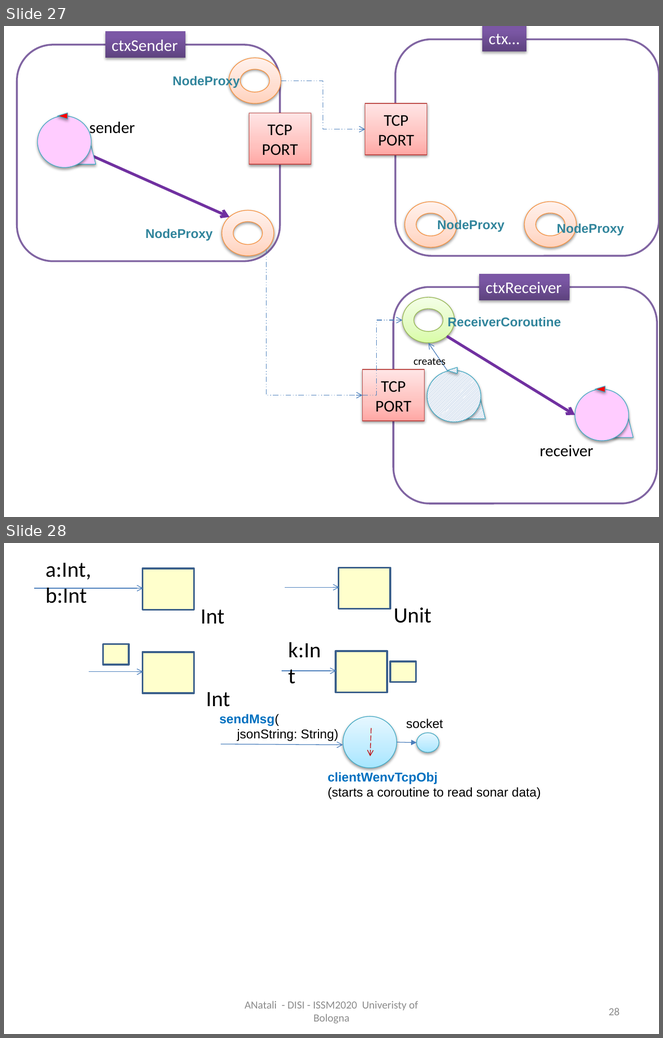
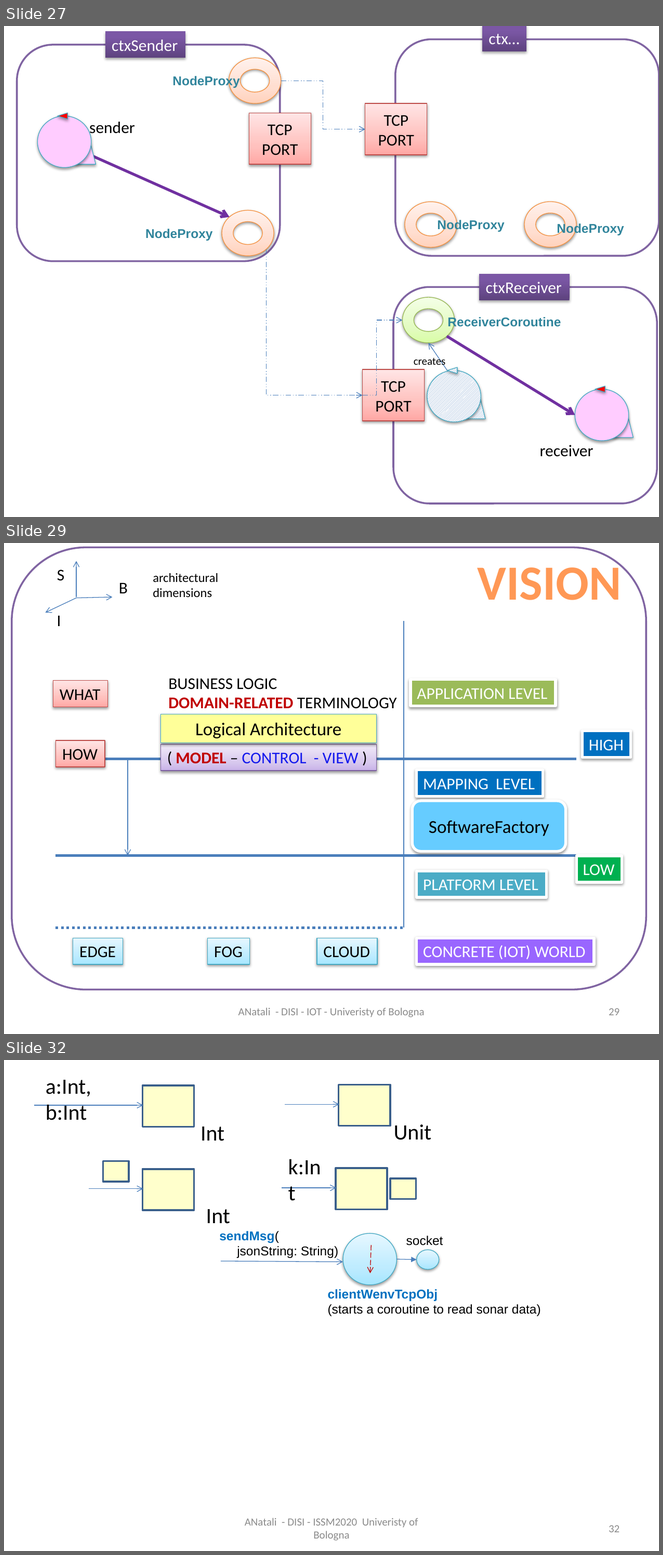
Before and after one commit to anatali/iss2020LabBo, a slide deck: it.unibo.issLabStart/userDocs/ISSM2020.pptx. Shown one above the other, each under a label of ours: slides 27 and 28 before the commit, slides 27, 29 and 32 after it; the slides between them are not shown. The pictures are 663x1038 and 663x1555 pixels, drawn with LibreOffice and Linux fonts; fonts in the diff are those of the drawing. Boxes give left, top, right and bottom in pixels: in the first picture for what was removed or moved away, otherwise in the second. Text is boxed around its words. In the diff, an @@ line names an element or a change of style, - is before the commit and + after.

```diff
--- a/it.unibo.issLabStart/userDocs/ISSM2020.pptx
+++ b/it.unibo.issLabStart/userDocs/ISSM2020.pptx
@@ slide 29 added at (4, 543, 659, 1034), background #FFFFFF @@
@@ rounded rectangle added at (12, 548, 647, 990), fill #FFFFFF, outline #8064A2 2 pt @@
@@ text added at (153, 573, 218, 597), 14 pt, text #000000 @@
+architectural
+dimensions
@@ text added at (478, 559, 622, 600), 54 pt, text gradient #9D4700 to #FF9856 to #FFF5F1, bold @@
+VISION
@@ group added at (45, 561, 128, 626): 3 arrows, 3 texts @@
+S
+I
+B
@@ line added from (404, 621) to (404, 928), #4B7EBC 0.75 pt @@
@@ rectangle added at (53, 681, 107, 707), fill gradient #FFA6A5 to #FFC0BF to #FFE7E7, outline #BF4C48 0.75 pt, 18 pt, text #000000 @@
+WHAT
@@ text added at (168, 678, 397, 709), 18 pt, text #000000 @@
+BUSINESS LOGIC
+DOMAIN-RELATED TERMINOLOGY
@@ rectangle added at (411, 679, 556, 705), fill #9BBB59, outline #FFFFFF 3 pt, 18 pt, text #FFFFFF @@
+APPLICATION LEVEL
@@ rectangle added at (161, 714, 377, 743), fill #FFFF99, outline #46AAC5 0.75 pt, 20 pt, text #000000 @@
+Logical Architecture
@@ rectangle added at (56, 741, 105, 767), fill gradient #FFA6A5 to #FFC0BF to #FFE7E7, outline #BF4C48 0.75 pt, 18 pt, text #000000 @@
+HOW
@@ rectangle added at (161, 744, 377, 770), fill gradient #C9B5E8 to #D8CBEE to #F0EAF9, outline #7D60A0 0.75 pt, 18 pt, text #1318ED @@
+( MODEL – CONTROL - VIEW )
@@ rectangle added at (583, 731, 631, 757), fill #0070C0, outline #FFFFFF 3 pt, 18 pt, text #FFFFFF @@
+HIGH
@@ line added from (56, 759) to (577, 759), #4B7EBC 3 pt @@
@@ arrow added from (128, 759) to (128, 856), #4B7EBC 0.75 pt @@
@@ rectangle added at (417, 770, 543, 797), fill #0070C0, outline #FFFFFF 3 pt, 18 pt, text #FFFFFF @@
+MAPPING LEVEL
@@ rounded rectangle added at (412, 801, 566, 851), fill #66CCFF, outline #FFFFFF 3 pt, 20 pt, text #000000 @@
+SoftwareFactory
@@ line added from (56, 856) to (577, 856), #4B7EBC 3 pt @@
@@ rectangle added at (577, 856, 622, 883), fill #00B050, outline #FFFFFF 3 pt, 18 pt, text #FFFFFF @@
+LOW
@@ rectangle added at (417, 871, 546, 898), fill #4BACC6, outline #FFFFFF 3 pt, 18 pt, text #FFFFFF @@
+PLATFORM LEVEL
@@ line added from (56, 928) to (403, 928), #4B7EBC 3 pt dashed @@
@@ rectangle added at (73, 938, 123, 964), fill gradient #A7E6FF to #C1EDFF to #E7F8FF, outline #46AAC5 0.75 pt, 18 pt, text #000000 @@
+EDGE
@@ rectangle added at (208, 938, 249, 964), fill gradient #A7E6FF to #C1EDFF to #E7F8FF, outline #46AAC5 0.75 pt, 18 pt, text #000000 @@
+FOG
@@ rectangle added at (317, 938, 377, 964), fill gradient #A7E6FF to #C1EDFF to #E7F8FF, outline #46AAC5 0.75 pt, 18 pt, text #000000 @@
+CLOUD
@@ rectangle added at (417, 938, 594, 964), fill #9966FF, outline #FFFFFF 3 pt, 18 pt, text #FFFFFF @@
+CONCRETE (IOT) WORLD
@@ text added at (239, 1008, 424, 1018), 12 pt, text #8C8C8C @@
+ANatali - DISI - IOT - Univeristy of Bologna
@@ page number added at (609, 1008, 620, 1016), 12 pt, text #8C8C8C @@
+29
@@ what was slide 28 is now slide 32 @@
@@ page number at (609, 1525, 620, 1533): text changed @@
-28
+32
```
Also in this commit, not shown: 2 slides changed, 3 other slides added, 33 other files.
